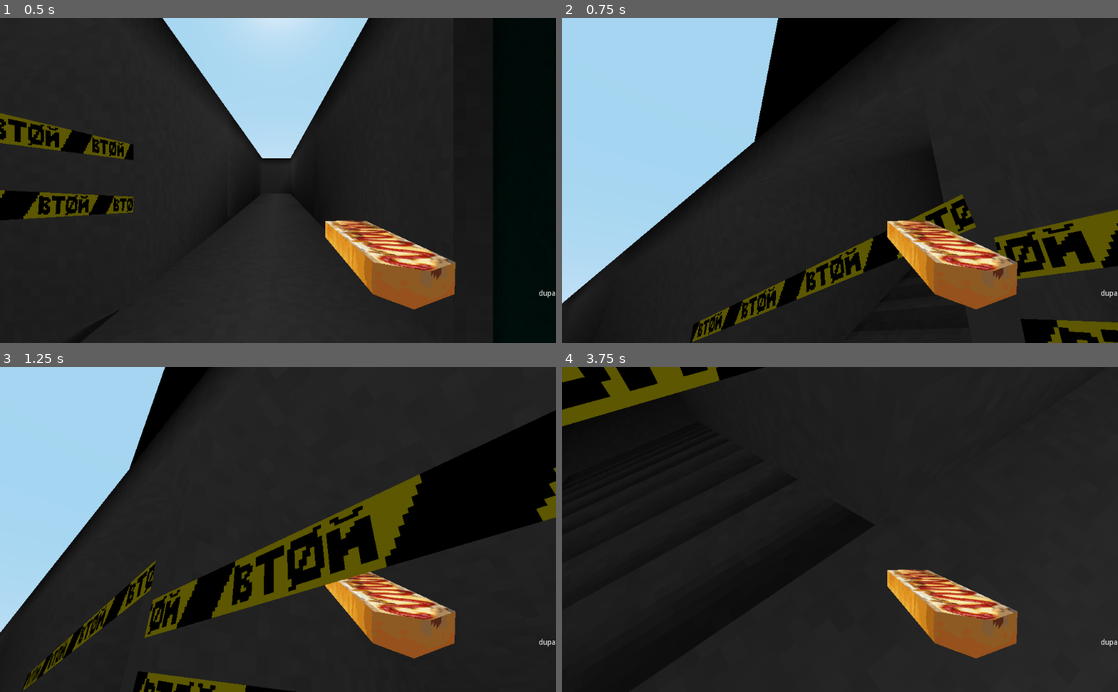
Above: before the commit, frames 1-4 (two rows, left to right).
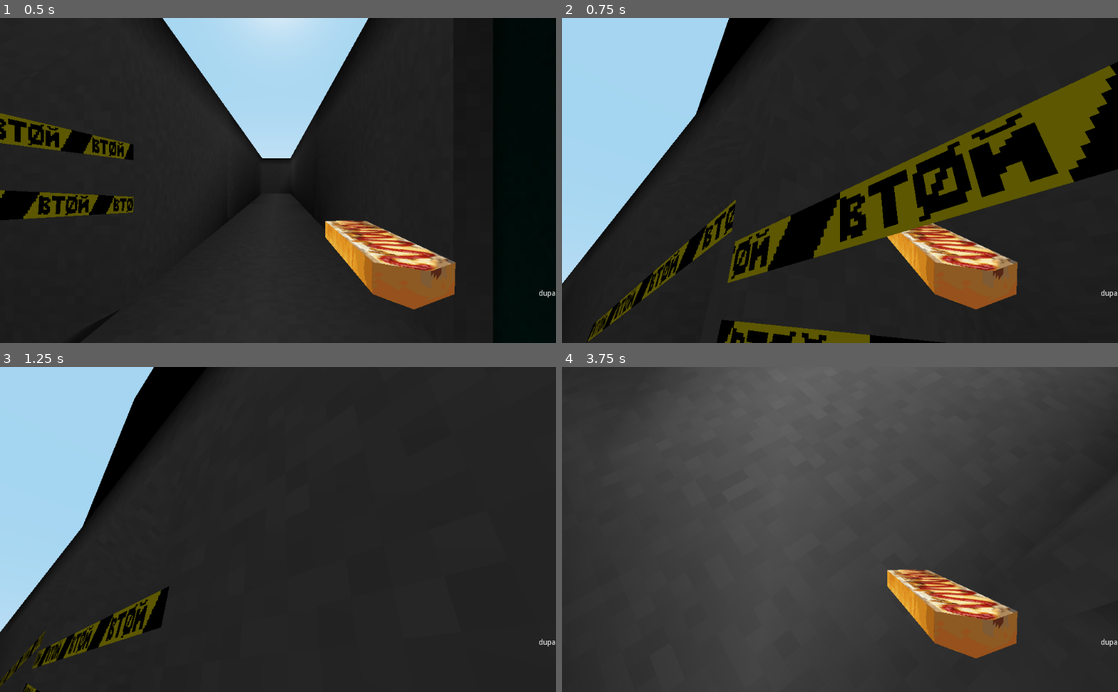
Above: after the commit, the same moments.

Repository: piotr-rudnik/spookt
Game: Godot game, scene res://scenes/main_scene.tscn
The game is run twice, just before and just after one commit, with the same random seed, the same clock (stepped at 60 frames per second) and the same inputs.
Inputs (mouse positions are in pixels of both pictures, inside the frame that each line leads up to):
- Up to frame 1 (0.5 s): no input
- Up to frame 2 (0.75 s): tap Enter at 0.5 s; move the mouse to (962, 164) at 0.52 s; hold D (ui_right) from 0.53 s (still down)
- Up to frame 3 (1.25 s): keep holding D (ui_right)
- Up to frame 4 (3.75 s): move the mouse to (728, 545) at 1.27 s; release D (ui_right) at 1.28 s; hold S (ui_down) 1.28-2.03 s; move the mouse to (895, 458) at 2.02 s; hold D (ui_right) 2.03-2.78 s; move the mouse to (812, 594) at 2.77 s; hold W (ui_up) 2.78-3.53 s; move the mouse to (1006, 578) at 3.52 s; hold A (ui_left) from 3.53 s (still down)

Frame 1 is identical in both runs. In frame 2, 38% of the frame differs, in the area x 0-100%, y 0-100%; in frame 3, 25%; in frame 4, 65%.

Commit message:
Whatever

Diff:
--- a/scripts/character.gd
+++ b/scripts/character.gd
@@ -1,6 +1,6 @@
 extends KinematicBody
 
-var speed = 8
+var speed = 24
 var ground_acceleration = 8
 var air_acceleration = 2
 var acceleration = ground_acceleration
